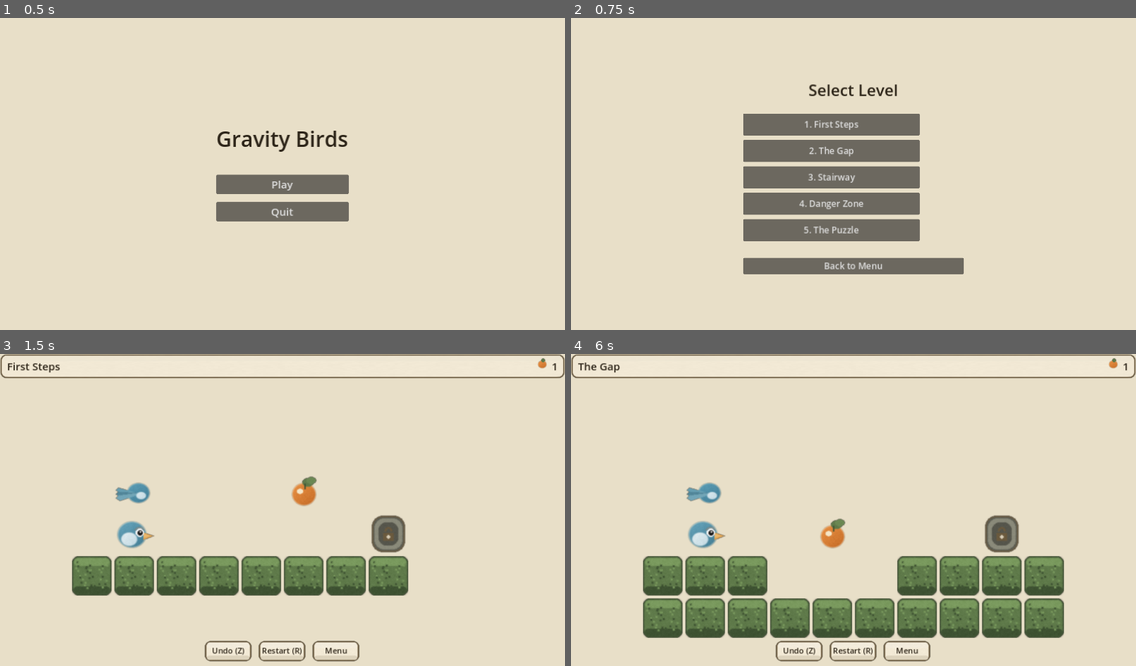
Above: before the commit, frames 1-4 (two rows, left to right).
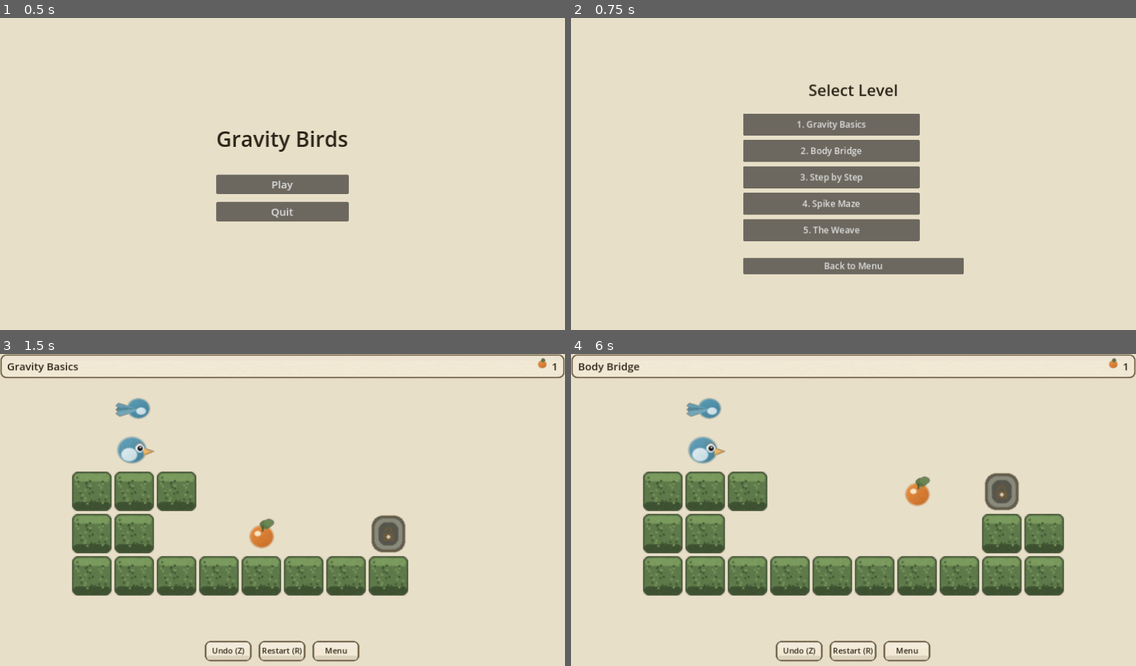
Above: after the commit, the same moments.

Repository: az9713/gravity-birds
Game: Godot game, scene res://scenes/main_menu.tscn
The game is run twice, just before and just after one commit, with the same random seed, the same clock (stepped at 60 frames per second) and the same inputs.
Inputs (mouse positions are in pixels of both pictures, inside the frame that each line leads up to):
- Up to frame 1 (0.5 s): no input
- Up to frame 2 (0.75 s): click "Play" at 0.5 s
- Up to frame 3 (1.5 s): click "1. First Steps" (after the commit: "1. Gravity Basics") at 1.25 s
- Up to frame 4 (6 s): click "Restart (R)" at 2 s; click "Restart (R)" at 2.75 s; click "Restart (R)" at 3.5 s; click "Undo (Z)" at 4.25 s; click "Menu" at 5 s; click (830, 488) at 5.75 s, where only the run before the commit has a clickable "2. The Gap"

Frame 1 is identical in both runs. In frame 2, 0.7% of the frame differs, in the area x 40-53%, y 32-70%; in frame 3, 5.8%; in frame 4, 20%, in the area x 1-88%, y 2-91%.

Commit message:
feat: Redesign all 5 levels for v1.5 teaching progression
- Level 1 (Gravity Basics): Teaches core gravity mechanics and fruit collection
- Level 2 (Body Bridge): Introduces using body length to bridge gaps
- Level 3 (Step by Step): Body segments as climbing stairs
- Level 4 (Spike Maze): Hazard navigation with fair sightlines
- Level 5 (The Weave): Planning peak with order-dependent puzzles

All levels are hand-verified solvable with documented solutions.
Added LEVELS_v1.5.md with layout diagrams and step-by-step solutions.

Co-authored-by: az9713 <az9713@users.noreply.github.com>

Diff:
--- a/levels/level_01.tres
+++ b/levels/level_01.tres
@@ -4,10 +4,10 @@
 
 [resource]
 script = ExtResource("1_level_data")
-level_name = "First Steps"
+level_name = "Gravity Basics"
 grid_width = 8
 grid_height = 6
-tiles = [0, 0, 0, 0, 0, 0, 0, 0, 0, 0, 0, 0, 0, 0, 0, 0, 0, 0, 0, 0, 0, 0, 0, 0, 0, 0, 0, 0, 0, 0, 0, 0, 0, 0, 0, 0, 0, 0, 0, 0, 1, 1, 1, 1, 1, 1, 1, 1]
-fruits = [Vector2i(5, 3)]
+tiles = [0, 0, 0, 0, 0, 0, 0, 0, 0, 0, 0, 0, 0, 0, 0, 0, 0, 0, 0, 0, 0, 0, 0, 0, 1, 1, 1, 0, 0, 0, 0, 0, 1, 1, 0, 0, 0, 0, 0, 0, 1, 1, 1, 1, 1, 1, 1, 1]
+fruits = [Vector2i(4, 4)]
 exit_pos = Vector2i(7, 4)
-creature_start = [Vector2i(1, 4), Vector2i(1, 3)]
+creature_start = [Vector2i(1, 2), Vector2i(1, 1)]
--- a/levels/level_02.tres
+++ b/levels/level_02.tres
@@ -4,10 +4,10 @@
 
 [resource]
 script = ExtResource("1_level_data")
-level_name = "The Gap"
+level_name = "Body Bridge"
 grid_width = 10
-grid_height = 7
-tiles = [0, 0, 0, 0, 0, 0, 0, 0, 0, 0, 0, 0, 0, 0, 0, 0, 0, 0, 0, 0, 0, 0, 0, 0, 0, 0, 0, 0, 0, 0, 0, 0, 0, 0, 0, 0, 0, 0, 0, 0, 0, 0, 0, 0, 0, 0, 0, 0, 0, 0, 1, 1, 1, 0, 0, 0, 1, 1, 1, 1, 1, 1, 1, 1, 1, 1, 1, 1, 1, 1]
-fruits = [Vector2i(4, 4)]
-exit_pos = Vector2i(8, 4)
-creature_start = [Vector2i(1, 4), Vector2i(1, 3)]
+grid_height = 6
+tiles = [0, 0, 0, 0, 0, 0, 0, 0, 0, 0, 0, 0, 0, 0, 0, 0, 0, 0, 0, 0, 0, 0, 0, 0, 0, 0, 0, 0, 0, 0, 1, 1, 1, 0, 0, 0, 0, 0, 0, 0, 1, 1, 0, 0, 0, 0, 0, 0, 1, 1, 1, 1, 1, 1, 1, 1, 1, 1, 1, 1]
+fruits = [Vector2i(6, 3)]
+exit_pos = Vector2i(8, 3)
+creature_start = [Vector2i(1, 2), Vector2i(1, 1)]
--- a/levels/level_03.tres
+++ b/levels/level_03.tres
@@ -4,10 +4,10 @@
 
 [resource]
 script = ExtResource("1_level_data")
-level_name = "Stairway"
+level_name = "Step by Step"
 grid_width = 10
 grid_height = 8
-tiles = [0, 0, 0, 0, 0, 0, 0, 0, 0, 0, 0, 0, 0, 0, 0, 0, 0, 0, 0, 0, 0, 0, 0, 0, 0, 0, 0, 0, 0, 0, 0, 0, 0, 0, 0, 0, 0, 0, 1, 1, 0, 0, 0, 0, 0, 0, 1, 1, 0, 0, 0, 0, 0, 0, 1, 1, 0, 0, 0, 0, 0, 0, 1, 1, 0, 0, 0, 0, 0, 0, 1, 1, 1, 1, 0, 0, 0, 0, 0, 0]
-fruits = [Vector2i(3, 5), Vector2i(5, 4), Vector2i(7, 3)]
-exit_pos = Vector2i(9, 2)
-creature_start = [Vector2i(1, 6), Vector2i(1, 5)]
+tiles = [0, 0, 0, 0, 0, 0, 0, 0, 0, 0, 0, 0, 0, 0, 0, 0, 0, 0, 1, 1, 0, 0, 0, 0, 0, 0, 0, 1, 1, 0, 0, 0, 0, 0, 0, 0, 1, 1, 0, 0, 0, 0, 0, 0, 0, 1, 1, 0, 0, 0, 0, 0, 0, 0, 1, 1, 0, 0, 0, 0, 1, 1, 0, 1, 1, 0, 0, 0, 0, 0, 1, 1, 1, 1, 1, 1, 1, 1, 1, 1]
+fruits = [Vector2i(1, 5), Vector2i(2, 4), Vector2i(3, 3)]
+exit_pos = Vector2i(9, 0)
+creature_start = [Vector2i(0, 5), Vector2i(0, 4)]
--- a/levels/level_04.tres
+++ b/levels/level_04.tres
@@ -4,10 +4,10 @@
 
 [resource]
 script = ExtResource("1_level_data")
-level_name = "Danger Zone"
+level_name = "Spike Maze"
 grid_width = 10
-grid_height = 6
-tiles = [0, 0, 0, 0, 0, 0, 0, 0, 0, 0, 0, 0, 0, 0, 0, 0, 0, 0, 0, 0, 0, 0, 0, 0, 0, 0, 0, 0, 0, 0, 0, 0, 0, 0, 1, 1, 0, 0, 0, 0, 0, 0, 0, 0, 3, 0, 0, 0, 0, 0, 1, 1, 1, 1, 1, 1, 1, 1, 1, 1]
-fruits = [Vector2i(2, 4), Vector2i(6, 4)]
-exit_pos = Vector2i(8, 4)
-creature_start = [Vector2i(1, 4), Vector2i(1, 3)]
+grid_height = 7
+tiles = [0, 0, 0, 0, 0, 0, 0, 0, 0, 0, 0, 0, 0, 0, 0, 0, 0, 0, 0, 0, 0, 0, 0, 3, 0, 0, 3, 0, 0, 0, 1, 1, 1, 0, 1, 1, 0, 0, 0, 0, 1, 1, 0, 0, 0, 0, 0, 0, 0, 0, 1, 1, 0, 0, 3, 0, 0, 3, 1, 1, 1, 1, 1, 1, 1, 1, 1, 1, 1, 1]
+fruits = [Vector2i(2, 4), Vector2i(5, 4)]
+exit_pos = Vector2i(9, 4)
+creature_start = [Vector2i(1, 3), Vector2i(1, 2)]
--- a/levels/level_05.tres
+++ b/levels/level_05.tres
@@ -4,10 +4,10 @@
 
 [resource]
 script = ExtResource("1_level_data")
-level_name = "The Puzzle"
+level_name = "The Weave"
 grid_width = 12
-grid_height = 7
-tiles = [0, 0, 0, 0, 0, 0, 0, 0, 0, 0, 0, 0, 0, 0, 0, 0, 0, 0, 0, 0, 0, 0, 0, 0, 0, 0, 0, 0, 0, 0, 0, 0, 0, 0, 0, 0, 0, 0, 0, 0, 0, 0, 0, 0, 0, 0, 0, 0, 0, 0, 0, 0, 0, 0, 0, 0, 0, 0, 0, 0, 1, 1, 1, 0, 0, 0, 0, 1, 1, 1, 1, 1, 1, 1, 1, 1, 1, 1, 1, 1, 1, 1, 1, 1]
-fruits = [Vector2i(2, 4), Vector2i(4, 4), Vector2i(9, 4)]
-exit_pos = Vector2i(11, 4)
-creature_start = [Vector2i(1, 4), Vector2i(1, 3)]
+grid_height = 8
+tiles = [0, 0, 0, 0, 0, 0, 0, 0, 0, 0, 0, 0, 0, 0, 0, 0, 0, 0, 0, 0, 0, 0, 0, 0, 0, 0, 0, 0, 0, 0, 0, 0, 0, 0, 0, 0, 1, 1, 0, 0, 0, 0, 0, 0, 0, 1, 1, 1, 1, 1, 0, 0, 1, 0, 1, 0, 0, 0, 0, 0, 1, 1, 0, 0, 1, 0, 1, 0, 0, 0, 0, 0, 1, 1, 0, 0, 1, 1, 1, 0, 0, 0, 0, 0, 1, 1, 1, 1, 1, 1, 1, 1, 1, 1, 1, 1]
+fruits = [Vector2i(2, 5), Vector2i(5, 3), Vector2i(8, 5)]
+exit_pos = Vector2i(10, 2)
+creature_start = [Vector2i(1, 5), Vector2i(1, 4)]
Not shown, added: LEVELS_v1.5.md
